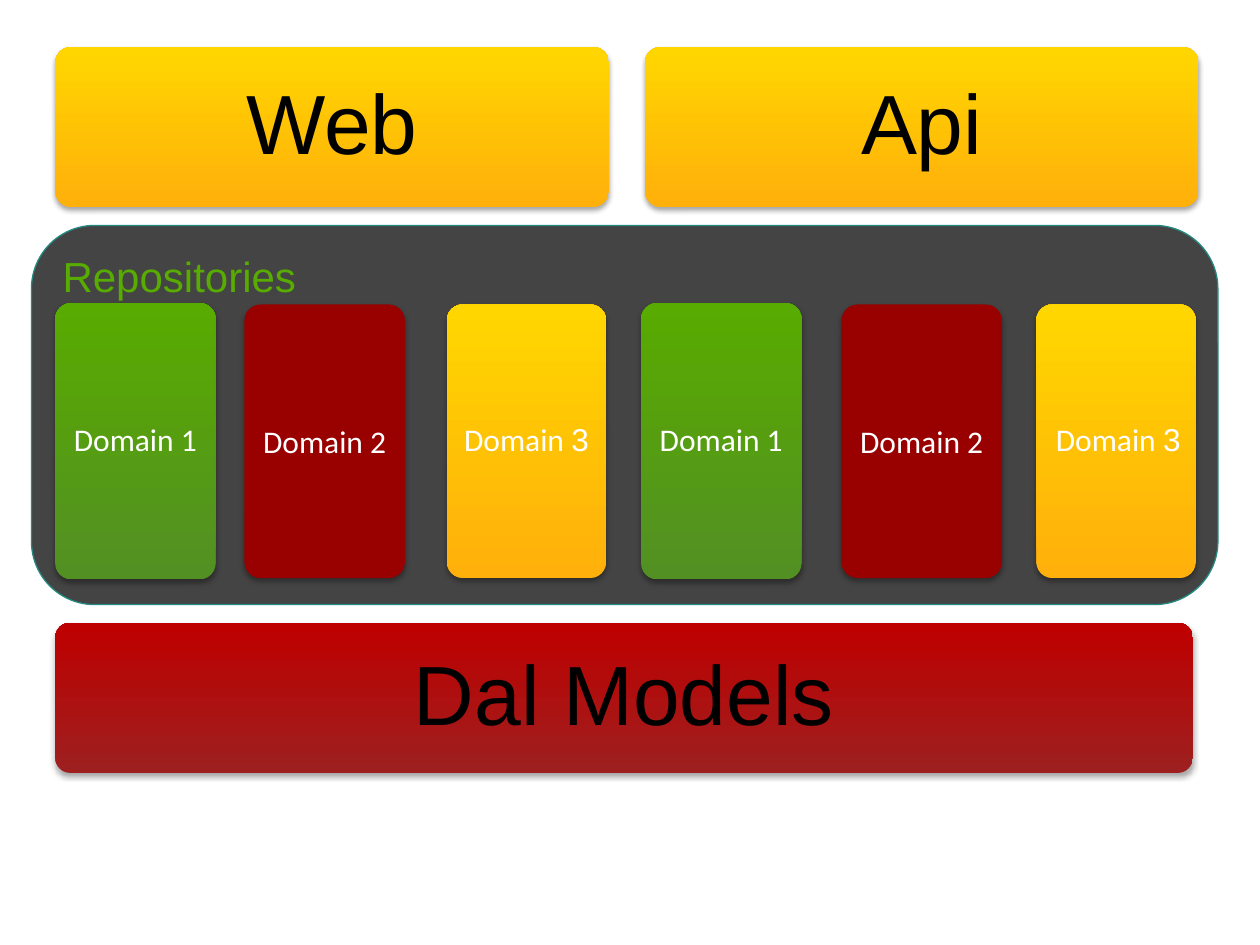
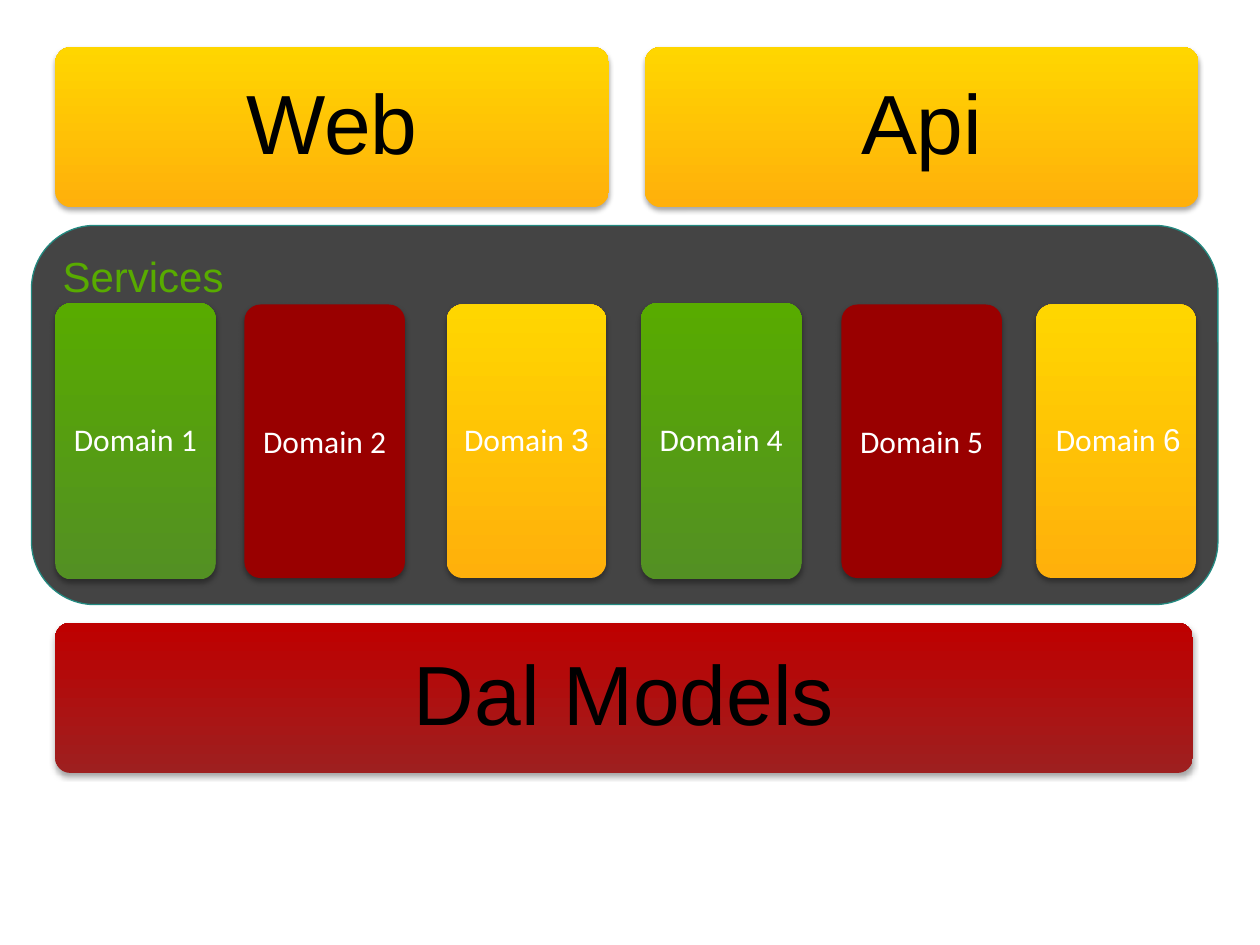
Before and after one commit to excellalabs/ExcellaLean, a slide deck: slide 37 of _presentations/Lean1and2-ShahedSahil.pptx (slide 31 before the commit). Drawn at 1260x945 pixels with LibreOffice and Linux fonts; fonts in the diff are those of the drawing; background and template pictures are left out. Boxes give left, top, right and bottom in pixels: in the first picture for what was removed or moved away, otherwise in the second. Text is boxed around its words. In the diff, an @@ line names an element or a change of style, - is before the commit and + after.

```diff
--- a/_presentations/Lean1and2-ShahedSahil.pptx
+++ b/_presentations/Lean1and2-ShahedSahil.pptx
@@ text in rounded rectangle at [63,261,224,292]: text changed @@
-Repositories
+Services
@@ text at [660,429,783,452]: text changed @@
-Domain 1
+Domain 4
@@ text in rounded rectangle at [860,431,983,454]: text changed @@
-Domain 2
+Domain 5
@@ text at [1056,429,1181,452]: text changed @@
-Domain 3
+Domain 6
```
Also in this commit, not shown: 7 other slides changed, 10 slides added, 2 slides removed.
